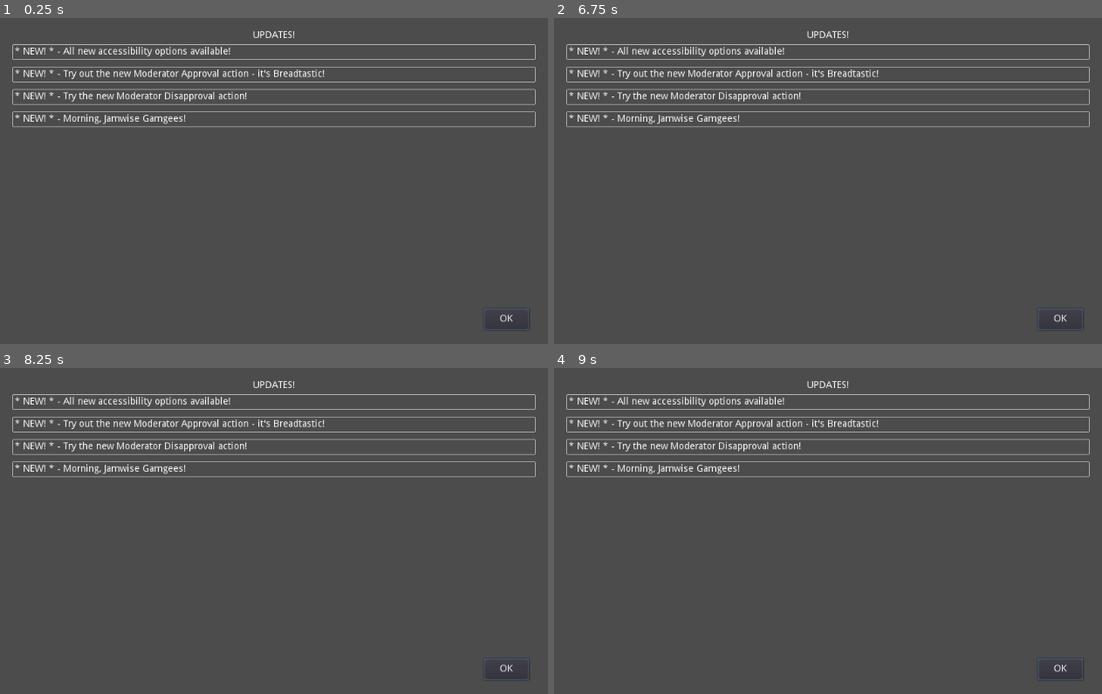
Above: before the commit, frames 1-4 (two rows, left to right).
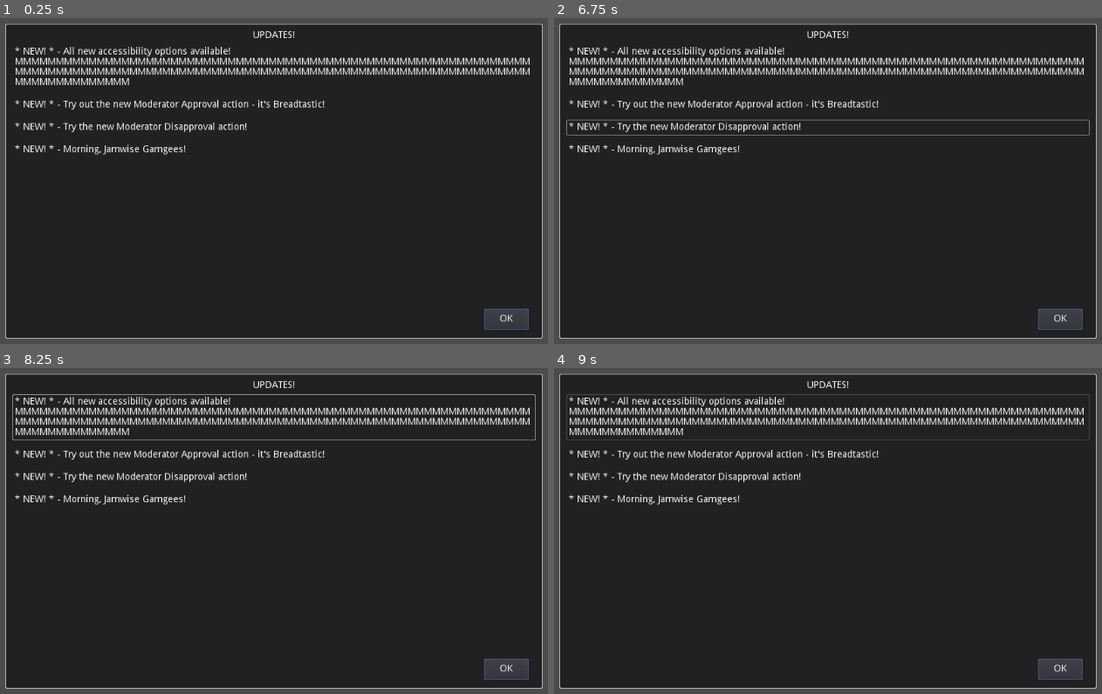
Above: after the commit, the same moments.

Repository: WolfgangSenff/FunPoliceSimulator
Game: Godot game, scene res://scenes/GUI.tscn
Two runs of this game, one before a commit and one after it. Both use one fixed random seed, a clock stepped at 60 frames per second and the inputs below.
Inputs (mouse positions are in pixels of both pictures, inside the frame that each line leads up to):
- Up to frame 1 (0.25 s): no input
- Up to frame 2 (6.75 s): click "OK" at 0.5 s; click "OK" at 1.25 s; click "OK" at 2 s; tap Enter at 2.75, 4.25, 5.75 s; move the mouse to (981, 164) at 2.77 s; tap Space at 3.5, 5, 6.5 s; move the mouse to (691, 203) at 3.52 s; move the mouse to (899, 92) at 4.27 s; move the mouse to (795, 265) at 5.02 s; move the mouse to (1036, 246) at 5.77 s; move the mouse to (619, 122) at 6.52 s
- Up to frame 3 (8.25 s): move the mouse to (306, 534) at 7.27 s; move the mouse to (169, 433) at 8.02 s
- Up to frame 4 (9 s): move the mouse to (981, 514) at 8.77 s

The runs differ from the first frame. In frame 1, 93% of the frame differs, in the area x 0-100%, y 1-99%; in frame 2, 92%; in frame 3, 92%; in frame 4, 93%.

Commit message:
Prettify it

Diff:
--- a/scenes/GUI.gd
+++ b/scenes/GUI.gd
@@ -3,4 +3,4 @@
 onready var _updates_popup = $UpdatesPopup
 
 func _ready() -> void:
-    _updates_popup.show_updates(["All new accessibility options available!", "Try out the new Moderator Approval a …(102 unchanged characters)…
+    _updates_popup.show_updates(["All new accessibility options available! MMMMMMMMMMMMMMMMMMMMMMMMMMMMMMMMMMMMMMMMMMMMMMMMMMMMMMMMMMMMMMMMMMMMMMMMMMMMMMMMMMMMMMMMMMMMMMMMMMMMMMMMMMMMMMMMMMMMMMMMMMMMMMMMMMMMMMMMMMMM", "Try out the new Moderator Approval a …(102 unchanged characters)…
--- a/scenes/UpdateLabel.gd
+++ b/scenes/UpdateLabel.gd
@@ -1,6 +1,15 @@
 extends Control
 
 onready var _label = $MarginContainer/RichTextLabel
+onready var _anim = $AnimationPlayer
 
 func set_update_text(text : String) -> void:
     _label.bbcode_text = "* NEW! * - " + text
+
+
+func _on_MarginContainer_mouse_entered() -> void:
+    _anim.play("Hover")
+
+
+func _on_MarginContainer_mouse_exited() -> void:
+    _anim.play_backwards("Hover")
--- a/scenes/UpdateLabel.tscn
+++ b/scenes/UpdateLabel.tscn
@@ -1,7 +1,38 @@
-[gd_scene load_steps=3 format=2]
+[gd_scene load_steps=5 format=2]
 
 [ext_resource path="res://scenes/UpdateLabel.gd" type="Script" id=1]
-[ext_resource path="res://assets/message_outline.png" type="Texture" id=2]
+[ext_resource path="res://assets/message_outline_filled.png" type="Texture" id=2]
+
+[sub_resource type="Animation" id=1]
+resource_name = "Hover"
+length = 0.3
+tracks/0/type = "value"
+tracks/0/path = NodePath(".:self_modulate")
+tracks/0/interp = 1
+tracks/0/loop_wrap = true
+tracks/0/imported = false
+tracks/0/enabled = true
+tracks/0/keys = {
+"times": PoolRealArray( 0, 0.3 ),
+"transitions": PoolRealArray( 1, 1 ),
+"update": 0,
+"values": [ Color( 1, 1, 1, 0 ), Color( 1, 1, 1, 1 ) ]
+}
+
+[sub_resource type="Animation" id=2]
+length = 0.001
+tracks/0/type = "value"
+tracks/0/path = NodePath(".:self_modulate")
+tracks/0/interp = 1
+tracks/0/loop_wrap = true
+tracks/0/imported = false
+tracks/0/enabled = true
+tracks/0/keys = {
+"times": PoolRealArray( 0 ),
+"transitions": PoolRealArray( 1 ),
+"update": 0,
+"values": [ Color( 1, 1, 1, 0 ) ]
+}
 
 [node name="UpdateLabel" type="MarginContainer"]
 anchor_right = 1.0
@@ -9,7 +40,7 @@
 margin_right = -836.0
 margin_bottom = -596.0
 rect_min_size = Vector2( 188, 0 )
-mouse_filter = 2
+mouse_filter = 1
 custom_constants/margin_right = 0
 custom_constants/margin_top = 0
 custom_constants/margin_left = 0
@@ -21,6 +52,7 @@
 }
 
 [node name="NinePatchRect" type="NinePatchRect" parent="."]
+self_modulate = Color( 1, 1, 1, 0 )
 margin_right = 188.0
 margin_bottom = 68.0
 rect_min_size = Vector2( 188, 0 )
@@ -56,5 +88,10 @@
 
 [node name="AnimationPlayer" type="AnimationPlayer" parent="."]
 root_node = NodePath("../NinePatchRect")
+anims/Hover = SubResource( 1 )
+anims/RESET = SubResource( 2 )
 
 [node name="Tween" type="Tween" parent="."]
+
+[connection signal="mouse_entered" from="." to="." method="_on_MarginContainer_mouse_entered"]
+[connection signal="mouse_exited" from="." to="." method="_on_MarginContainer_mouse_exited"]
--- a/scenes/UpdatesPopup.tscn
+++ b/scenes/UpdatesPopup.tscn
@@ -1,6 +1,7 @@
-[gd_scene load_steps=4 format=2]
+[gd_scene load_steps=5 format=2]
 
 [ext_resource path="res://scenes/UpdatesPopup.gd" type="Script" id=1]
+[ext_resource path="res://assets/message_outline_filled.png" type="Texture" id=2]
 
 [sub_resource type="Animation" id=1]
 length = 0.001
@@ -82,13 +83,25 @@
 }
 
 [node name="UpdatesPopup" type="Popup"]
-visible = true
 margin_right = 817.0
 margin_bottom = 458.0
 script = ExtResource( 1 )
 __meta__ = {
 "_edit_use_anchors_": false
 }
+
+[node name="NinePatchRect" type="NinePatchRect" parent="."]
+anchor_right = 1.0
+anchor_bottom = 1.0
+margin_left = -10.0
+margin_top = -10.0
+margin_right = 10.0
+margin_bottom = 3.0
+texture = ExtResource( 2 )
+patch_margin_left = 2
+patch_margin_top = 2
+patch_margin_right = 2
+patch_margin_bottom = 2
 
 [node name="Label" type="Label" parent="."]
 anchor_left = 0.5
Binary file added: assets/message_outline_filled.png
Not shown, added: assets/message_outline_filled.png.import
